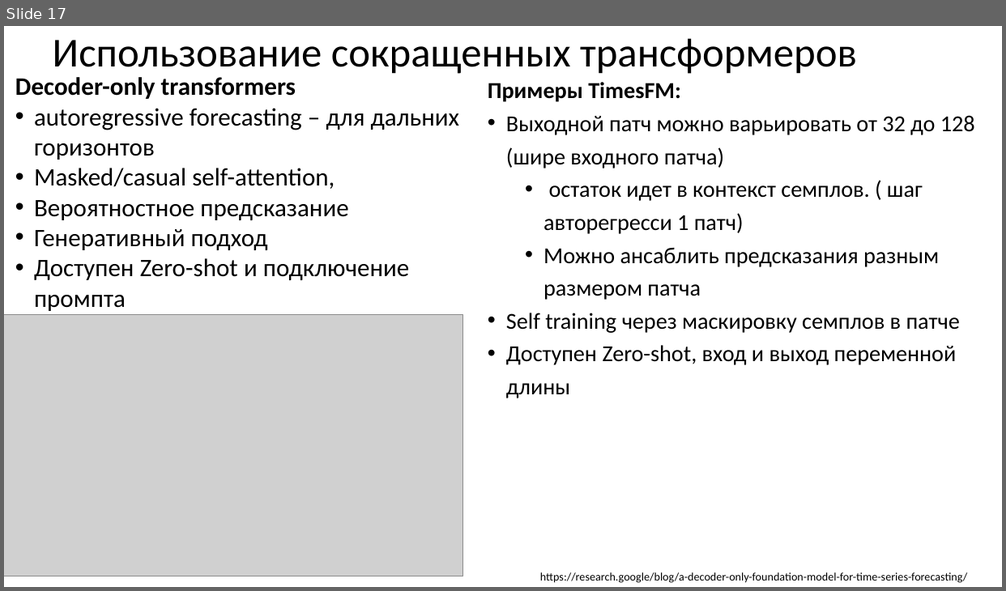
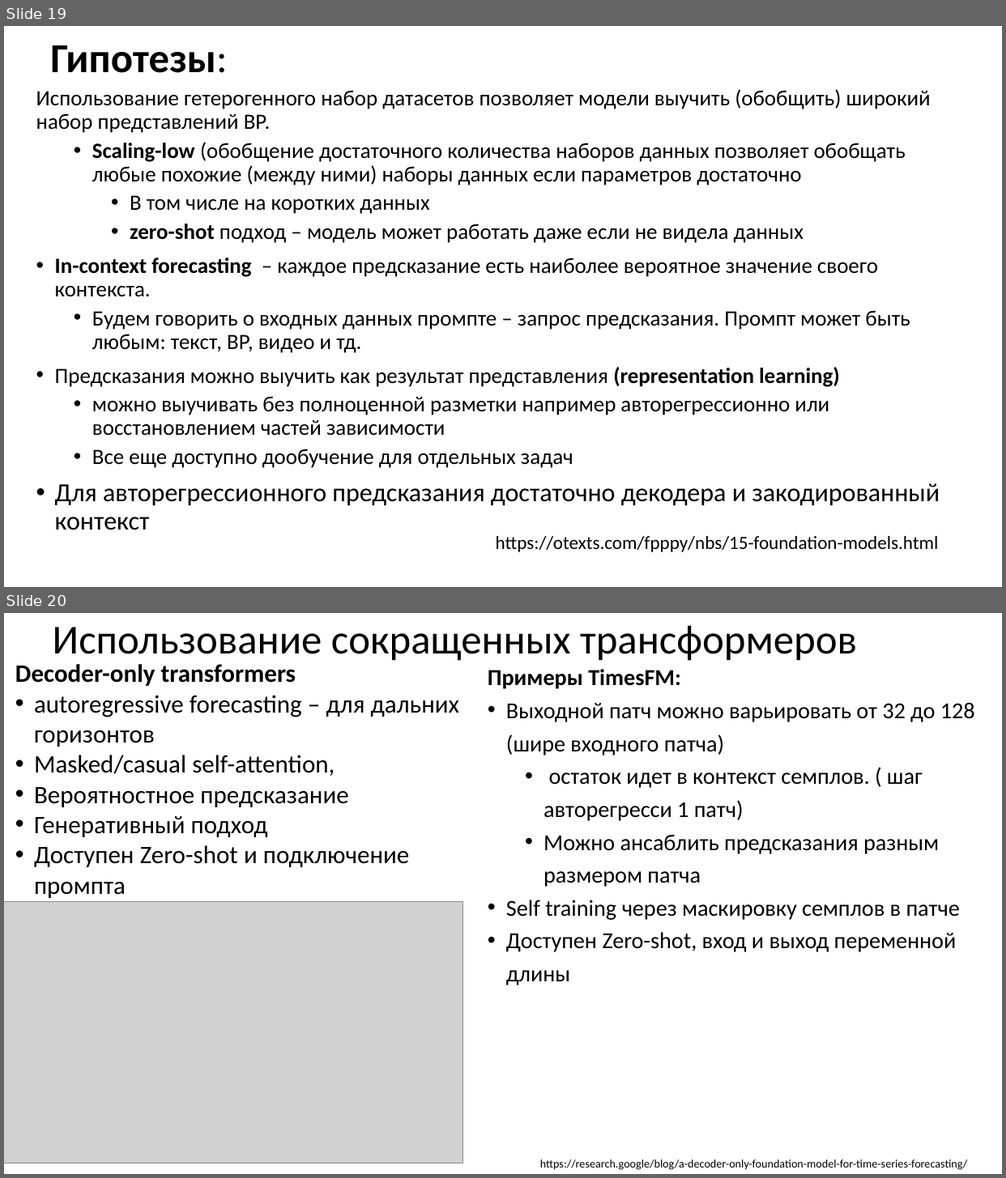
Before and after one commit to MVRonkin/TimeSeriesCourse, a slide deck: 2025/LEC/07-3 Transformers.pptx. Shown one above the other, each under a label of ours: slide 17 before the commit, slides 19 and 20 after it. The pictures are 1006x591 and 1006x1178 pixels, drawn with LibreOffice and Linux fonts; fonts in the diff are those of the drawing; grey boxes stand for pictures. Boxes give left, top, right and bottom in pixels: in the first picture for what was removed or moved away, otherwise in the second. Text is boxed around its words. In the diff, an @@ line names an element or a change of style, - is before the commit and + after.

```diff
--- a/2025/LEC/07-3 Transformers.pptx
+++ b/2025/LEC/07-3 Transformers.pptx
@@ slide 19 added at <box>4,26,1002,587</box>, background #FFFFFF @@
@@ title added at <box>50,45,227,73</box>, 39.6 pt, text #000000, bold @@
+Гипотезы:
@@ text added at <box>36,89,940,531</box>, 21 pt, text #000000 @@
+Использование гетерогенного набор датасетов позволяет модели выучить (обобщить) широкий набор представлений ВР.
+  • Scaling-low (обобщение достаточного количества наборов данных позволяет обобщать любые похожие (между ними) наборы данных если параметров достаточно
+    • В том числе на коротких данных
+    • zero-shot подход – модель может работать даже если не видела данных
+• In-context forecasting – каждое предсказание есть наиболее вероятное значение своего контекста.
+  • Будем говорить о входных данных промпте – запрос предсказания. Промпт может быть любым: текст, ВР, видео и тд.
+• Предсказания можно выучить как результат представления (representation learning)
+  • можно выучивать без полноценной разметки например авторегрессионно или восстановлением частей зависимости
+  • Все еще доступно дообучение для отдельных задач
+• Для авторегрессионного предсказания достаточно декодера и закодированный контекст
@@ text added at <box>496,536,939,552</box>, 18 pt, text #000000 @@
+https://otexts.com/fpppy/nbs/15-foundation-models.html
@@ what was slide 17 is now slide 20 @@
```
Also in this commit, not shown: 2 slides changed, 1 other slide added.
